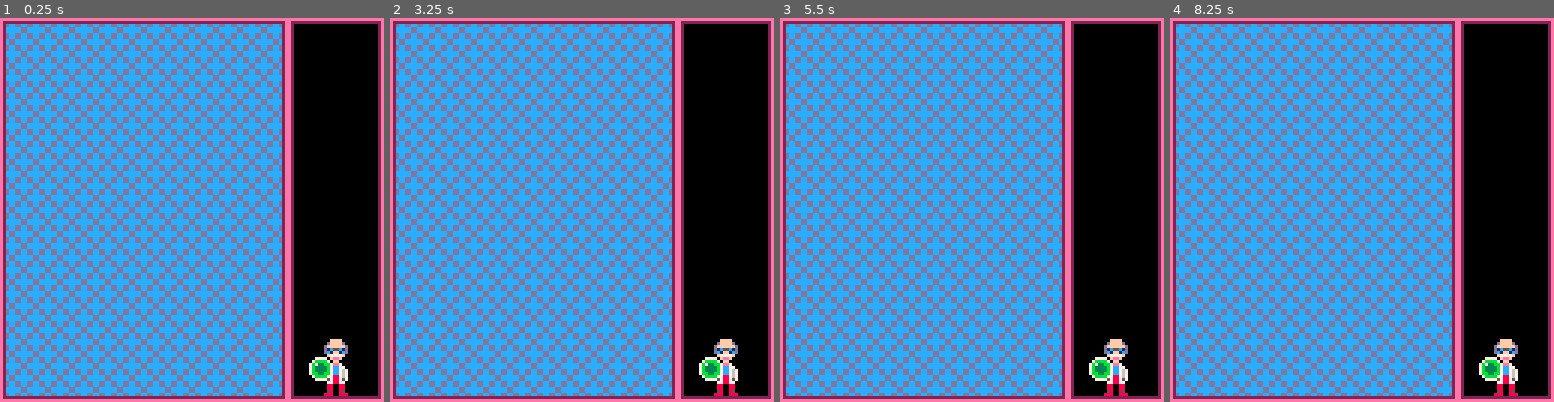
Above: before the commit, frames 1-4 (left to right).
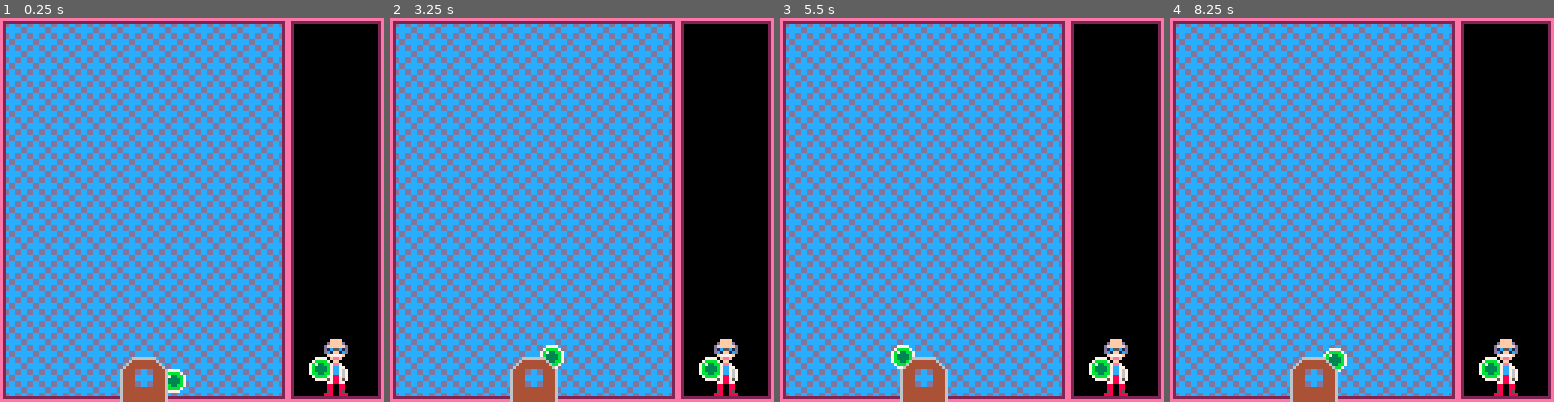
Above: after the commit, the same moments.

Repository: adamwoolridge/pico8
Game: PICO-8 cartridge bonbonshoot.p8
Two runs of this game, one before a commit and one after it. Both use one fixed random seed, a clock stepped at 60 frames per second and the inputs below.
Inputs:
- Up to frame 1 (0.25 s): no input
- Up to frame 2 (3.25 s): hold Right 1.6-2.1 s; hold Right 2.47-3.03 s; hold Left from 3.08 s (still down)
- Up to frame 3 (5.5 s): release Left at 3.58 s; hold Right 4.02-4.68 s; hold Left from 5.08 s (still down)
- Up to frame 4 (8.25 s): release Left at 5.68 s; hold Right 6.08-6.58 s; hold Right 6.63-7.13 s; hold Right 7.5-8.07 s; hold Left from 8.12 s (still down)

The runs differ from the first frame. In frame 1, 1.4% of the frame differs, in the area x 31-49%, y 88-100%; in frame 2, 1.4%; in frame 3, 1.4%, in the area x 28-44%, y 85-100%; in frame 4, 1.4%.

Commit message:
[Bonbon] Aiming, circular rotation

Diff:
--- a/bonbonshoot.p8
+++ b/bonbonshoot.p8
@@ -6,11 +6,46 @@
 drbonbon.x = 108
 drbonbon.y = 107
 
+angle = -90
+
+cos1 = cos function cos(angle) return cos1(angle/(3.1415*2)) end
+sin1 = sin function sin(angle) return sin1(-angle/(3.1415*2)) end
+
 function _draw()
 	cls()
 	mapdraw(0,0,0,0,16,16)
 
 	draw_drbonbon()
+
+	if (btn(0)) then
+		angle += 10.0
+	end
+
+	if (btn(1)) then
+		angle -= 10.0
+	end
+
+	if (angle > 180) then
+		angle = 180
+	end
+
+	if (angle < 0) then
+		angle = 0
+	end
+…(4 lines of a section not shown)…
+	x = 44 + cos1(angle/360)*10
+	y = 117 + sin1(angle/360)*10
+
+
+	spr (18, x, y)
+
+	spr(7, 5*8, 14*8)
+	spr(8, 6*8, 14*8)
+	spr(23, 5*8, 15*8)
+	spr(24, 6*8, 15*8)
 end
 
 function draw_drbonbon()
@@ -22,21 +57,21 @@
 end
 __gfx__
 0000000000777700007777000000000000000000000000000000000000000000000000000000000000000000eeeeeeeeeeeeeeeeeeeeeeee0000000000000000
-0000000007999970078888700000000000000000000000000000000000000000000000000000000000000000e2222222222222222222222e0000000000000000
-0070070079744997787228870000000000000000000000000000000000000000000000000000000000000000e2dccddccddccddccddccd2e0000000000000000
-0007700079444497782222870000000000000000000000000000000000000000000000000000000000000000e2cccccddccccccddccccc2e0000000000000000
-0007700079444497782222870000000000000000000000000000000000000000000000000000000000000000e2cccccddccccccddccccc2e0000000000000000
-0070070079944997788228870000000000000000000000000000000000000000000000000000000000000000e2dccddccddccddccddccd2e0000000000000000
-0000000007999970078888700000000000000000000000000000000000000000000000000000000000000000e2dccddccddccddccddccd2e0000000000000000
-0000000000777700007777000000000000000000000000000000000000000000000000000000000000000000e2cddccccccddccccccddc2e0000000000000000
-00ffff000077770000777700e20000000000002e000000000000000000000000000000000000000000000000e2cddccccccddccccccddc2e0000000000000000
-0dffffd007cccc7007bbbb70e20000000000002e000000000000000000000000000000000000000000000000e2dccddccddccddccddccd2e0000000000000000
-dffffffd7c711cc77b733bb7e20000000000002e000000000000000000000000000000000000000000000000e2dccddccddccddccddccd2e0000000000000000
-d1c55c1d7c1111c77b3333b7e20000000000002e000000000000000000000000000000000000000000000000e2cccccddccccccddccccc2e0000000000000000
-dc1ff1cd7c1111c77b3333b7e20000000000002e000000000000000000000000000000000000000000000000e2cccccddccccccddccccc2e0000000000000000
-0f7777f07cc11cc77bb33bb7e20000000000002e000000000000000000000000000000000000000000000000e2dccddccddccddccddccd2e0000000000000000
-00feef0007cccc7007bbbb70e20000000000002e000000000000000000000000000000000000000000000000e2dccddccddccddccddccd2e0000000000000000
-000ff0000077770000777700e20000000000002e000000000000000000000000000000000000000000000000e2cddccccccddccccccddc2e0000000000000000
+0000000007999970078888700000000000000000000000000000000000006666666600000000000000000000e2222222222222222222222e0000000000000000
+0070070079744997787228870000000000000000000000000000000000064444444460000000000000000000e2dccddccddccddccddccd2e0000000000000000
+0007700079444497782222870000000000000000000000000000000000644444444446000000000000000000e2cccccddccccccddccccc2e0000000000000000
+0007700079444497782222870000000000000000000000000000000006444444444444600000000000000000e2cccccddccccccddccccc2e0000000000000000
+0070070079944997788228870000000000000000000000000000000064444000000444460000000000000000e2dccddccddccddccddccd2e0000000000000000
+0000000007999970078888700000000000000000000000000000000064444000000444460000000000000000e2dccddccddccddccddccd2e0000000000000000
+0000000000777700007777000000000000000000000000000000000064444000000444460000000000000000e2cddccccccddccccccddc2e0000000000000000
+00ffff000077770000777700e20000000000002e000000000000000064444000000444460000000000000000e2cddccccccddccccccddc2e0000000000000000
+0dffffd007cccc7007bbbb70e20000000000002e000000000000000064444000000444460000000000000000e2dccddccddccddccddccd2e0000000000000000
+dffffffd7c711cc77b733bb7e20000000000002e000000000000000064444000000444460000000000000000e2dccddccddccddccddccd2e0000000000000000
+d1c55c1d7c1111c77b3333b7e20000000000002e000000000000000064444444444444460000000000000000e2cccccddccccccddccccc2e0000000000000000
+dc1ff1cd7c1111c77b3333b7e20000000000002e000000000000000064444444444444460000000000000000e2cccccddccccccddccccc2e0000000000000000
+0f7777f07cc11cc77bb33bb7e20000000000002e000000000000000064444444444444460000000000000000e2dccddccddccddccddccd2e0000000000000000
+00feef0007cccc7007bbbb70e20000000000002e000000000000000064444444444444460000000000000000e2dccddccddccddccddccd2e0000000000000000
+000ff0000077770000777700e20000000000002e000000000000000064444444444444460000000000000000e2cddccccccddccccccddc2e0000000000000000
 007ee7000000000000000000eeeeeeeeeeeeeeee0000002ee200000000000000000000000000000000000000e2cddccccccddccccccddc2e0000000000000000
 077cc7700000000000000000e2222222222222220000002ee200000000000000000000000000000000000000e2dccddccddccddccddccd2e0000000000000000
 767cc7670000000000000000e2000000000000000000002ee200000000000000000000000000000000000000e2dccddccddccddccddccd2e0000000000000000
